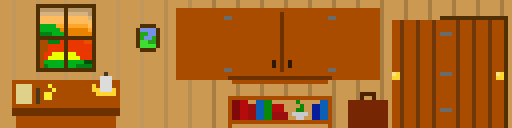
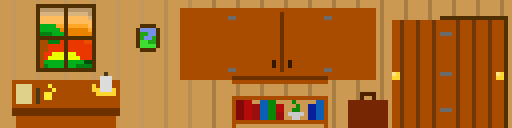
Revision of a layered w=512, h=128 image; what changed, layer by layer:
painted on ">cupboard_open" over 176, 8, 380, 80
painted on ">cupboard_closed" over 228, 16, 332, 80
painted on "wall" over 228, 16, 332, 128
